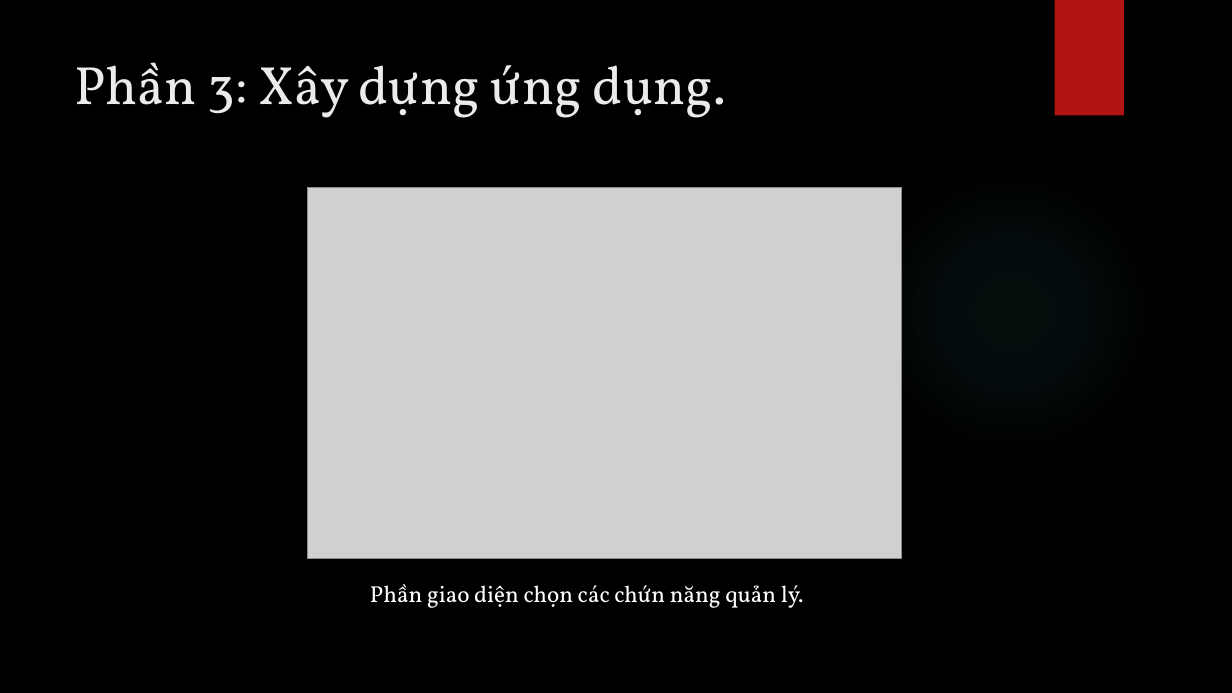
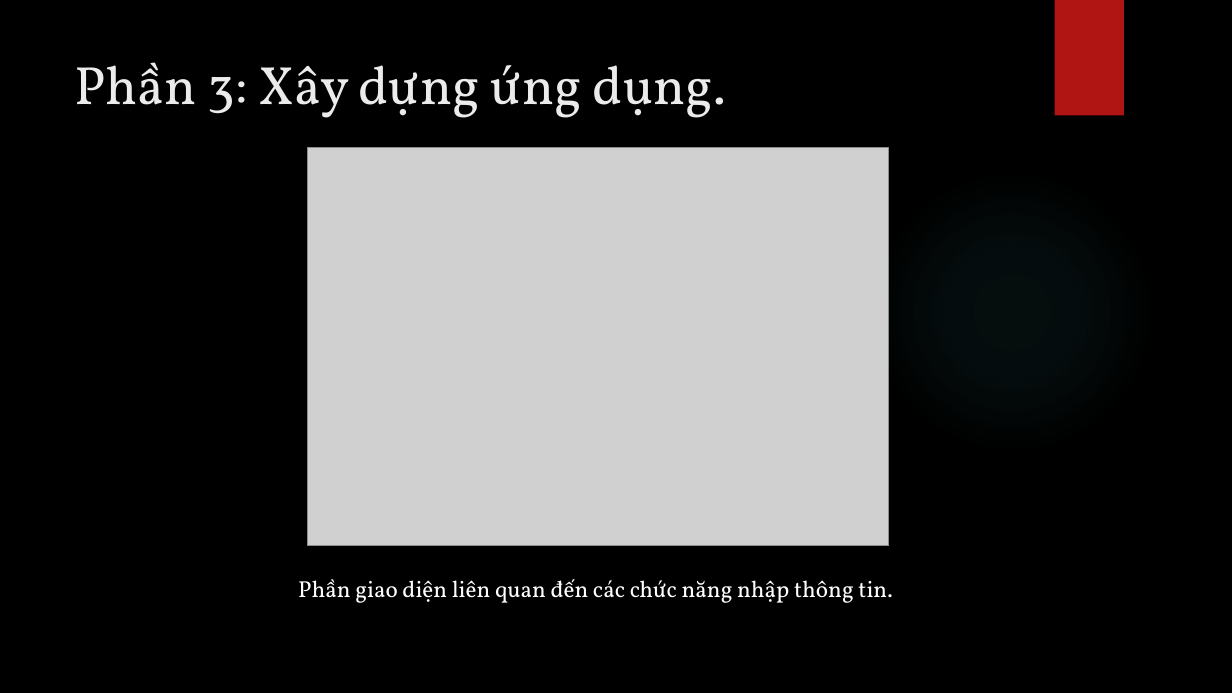
Before and after one commit to phucld95/StoreManage, a slide deck: slide 19 of Slide.pptx (slide 21 before the commit). Drawn at 1232x693 pixels with LibreOffice and Linux fonts; fonts in the diff are those of the drawing; grey boxes stand for pictures; background and template pictures are left out. Boxes give left, top, right and bottom in pixels: in the first picture for what was removed or moved away, otherwise in the second. Text is boxed around its words. In the diff, an @@ line names an element or a change of style, - is before the commit and + after.

```diff
--- a/Slide.pptx
+++ b/Slide.pptx
@@ picture: place and size @@
-picture at bbox=[308, 188, 902, 558]
+picture at bbox=[308, 148, 889, 546]
@@ text at bbox=[298, 579, 892, 603]: text changed @@
-Phần giao diện chọn các chứn năng quản lý.
+Phần giao diện liên quan đến các chức năng nhập thông tin.
```
Also in this commit, not shown: 2 other slides changed, 2 slides removed.
